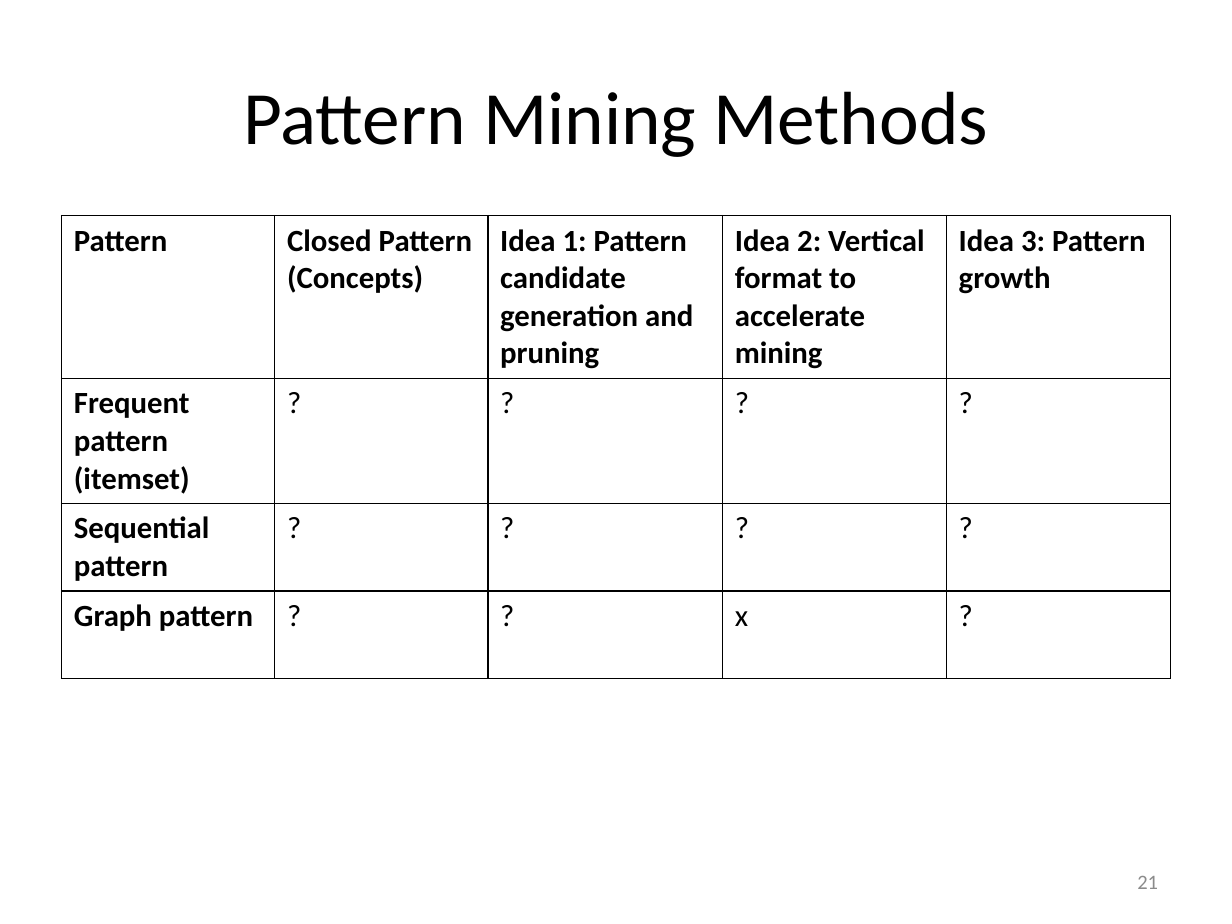
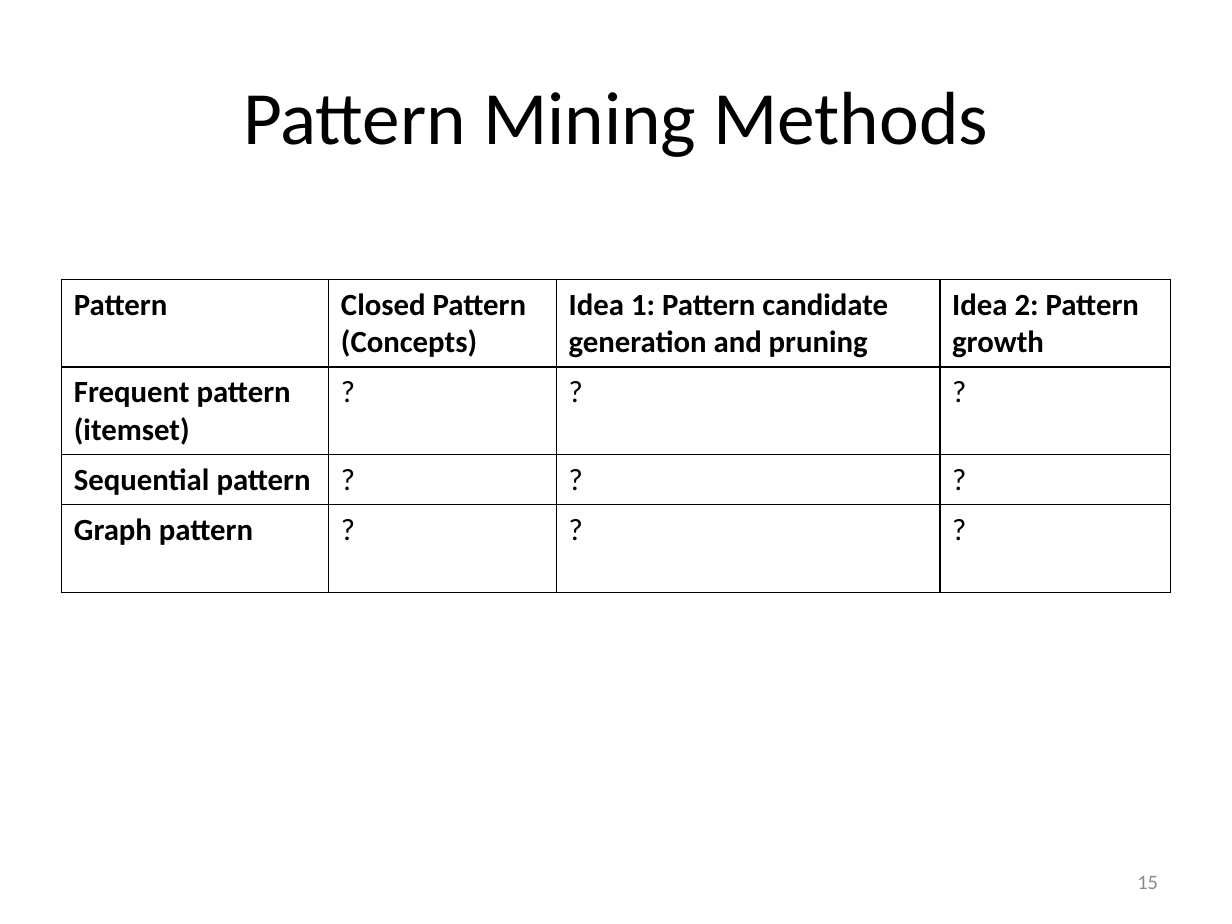
Before and after one commit to mjiang89/mjiang89.github.io, a slide deck: slide 15 of teaching/CSEx0647Fall17-12-BeyondItemset.pptx (slide 21 before the commit). Drawn at 1232x924 pixels with LibreOffice and Linux fonts; fonts in the diff are those of the drawing. Boxes give left, top, right and bottom in pixels: in the first picture for what was removed or moved away, otherwise in the second. Text is boxed around its words. In the diff, an @@ line names an element or a change of style, - is before the commit and + after.

```diff
--- a/teaching/CSEx0647Fall17-12-BeyondItemset.pptx
+++ b/teaching/CSEx0647Fall17-12-BeyondItemset.pptx
@@ table at [62,280,1170,625] @@
-column 4: Idea 2: Vertical format to accelerate mining | ? | ? | x
-column 5: Idea 3: Pattern growth | ? | ? | ?
+column 4: Idea 2: Pattern growth | ? | ? | ?
@@ table: place and size @@
-table at [62,216,1170,671]
+table at [62,280,1170,625]
@@ page number at [1137,876,1158,889]: text changed @@
-21
+15
```
Also in this commit, not shown: 8 other slides changed, 14 slides added, 12 slides removed, 4 other files.
